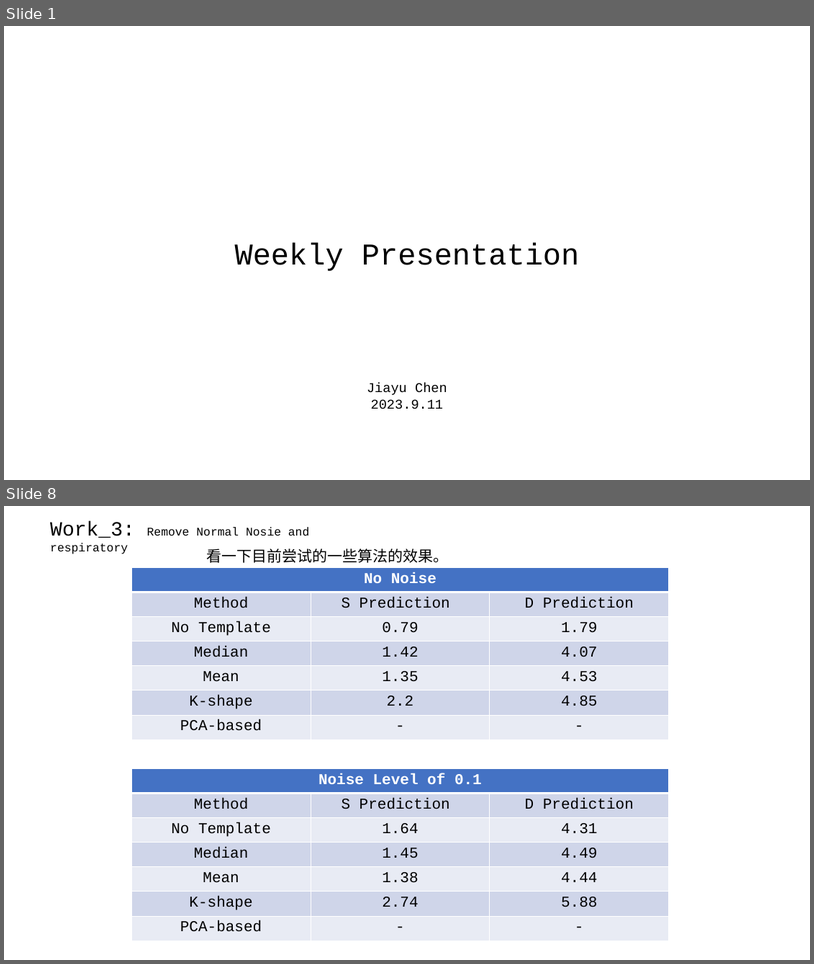
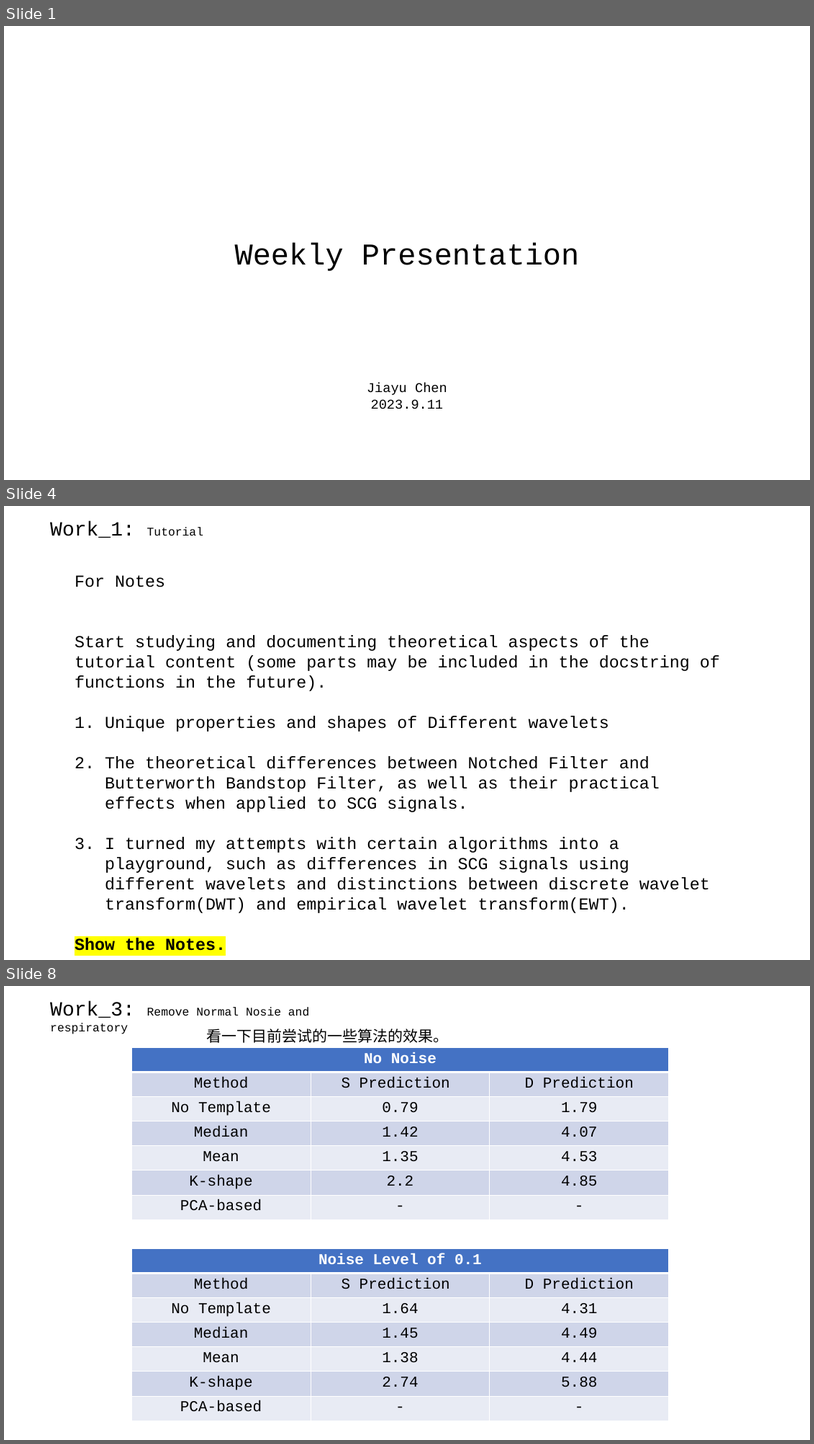
Before and after one commit to A-Big-Tortoise/Presentation, a slide deck: Presentation_918_JiayuChen.pptx. Shown one above the other, each under a label of ours: slides 1 and 8 before the commit, slides 1, 4 and 8 after it; the slides between them are not shown. The pictures are 814x964 and 814x1444 pixels, drawn with LibreOffice and Linux fonts; fonts in the diff are those of the drawing. Boxes give left, top, right and bottom in pixels: in the first picture for what was removed or moved away, otherwise in the second. Text is boxed around its words. In the diff, an @@ line names an element or a change of style, - is before the commit and + after.

Commit message:
Add Draft

```diff
--- a/Presentation_918_JiayuChen.pptx
+++ b/Presentation_918_JiayuChen.pptx
@@ slide 4 added at box(4, 506, 810, 960), background #FFFFFF @@
@@ text added at box(50, 522, 203, 538), 14 pt, text #000000 @@
+Work_1: Tutorial
@@ text added at box(75, 575, 720, 950), 20 pt, text #000000 @@
+For Notes
+Start studying and documenting theoretical aspects of the tutorial content (some parts may be included in the docstring of functions in the future).
+1. Unique properties and shapes of Different wavelets
+2. The theoretical differences between Notched Filter and Butterworth Bandstop Filter, as well as their practical effects when applied to SCG signals.
+3. I turned my attempts with certain algorithms into a playground, such as differences in SCG signals using different wavelets and distinctions between discrete wavelet transform(DWT) and empirical wavelet transform(EWT).
+Show the Notes.
```
Also in this commit, not shown: 4 slides changed, 2 other slides added, 3 slides removed.
